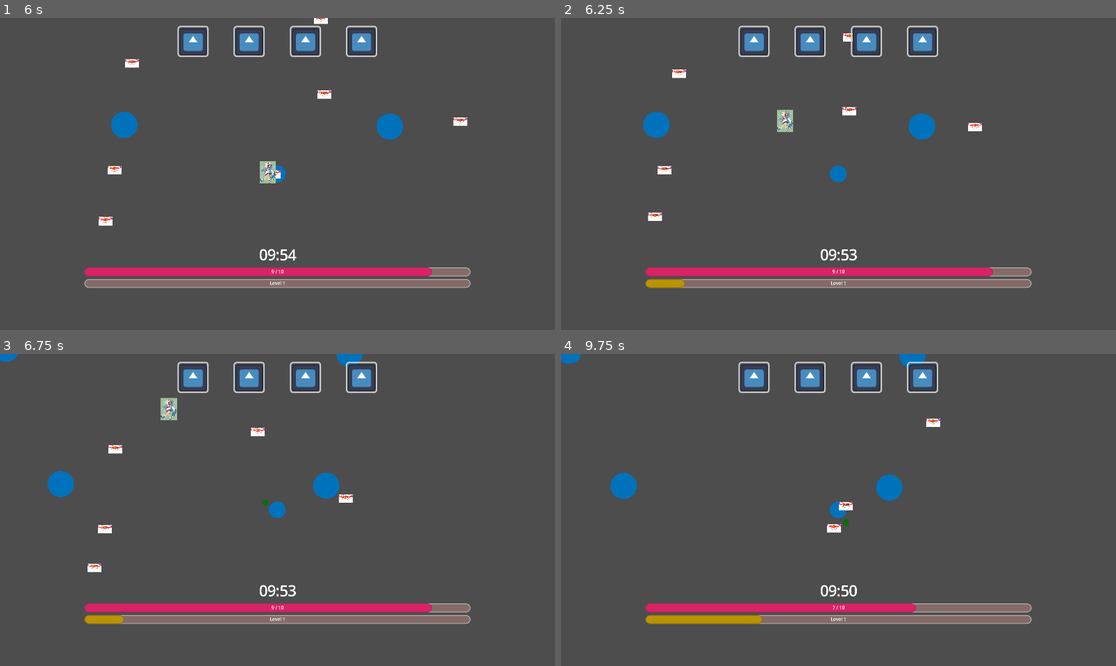
Above: before the commit, frames 1-4 (two rows, left to right).
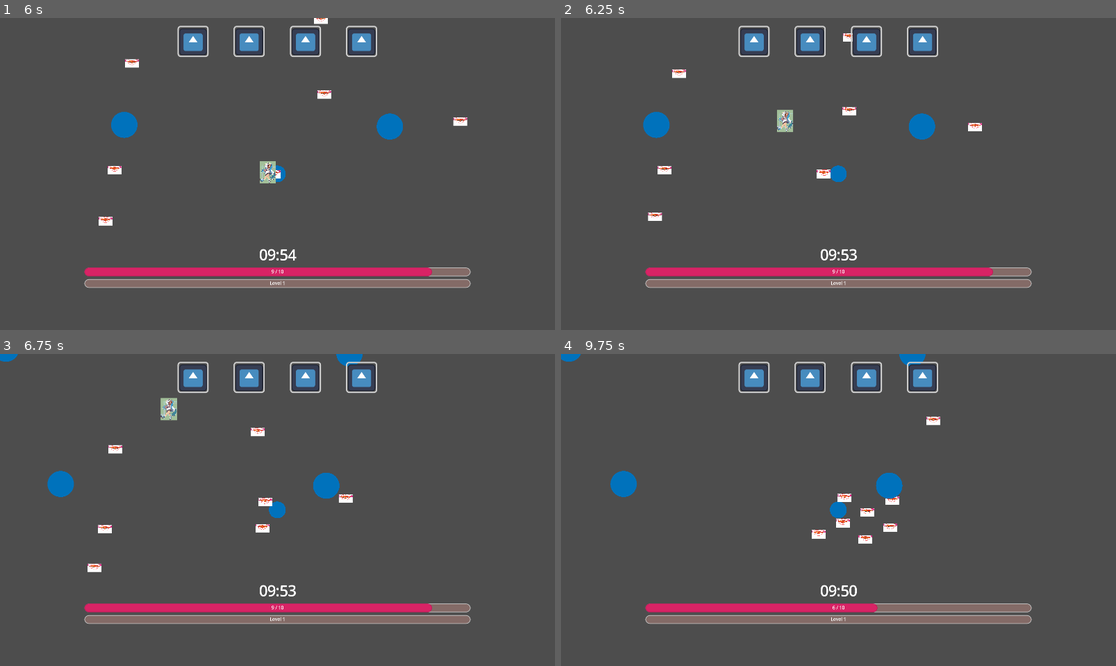
Above: after the commit, the same moments.

Repository: anxapa/mushroom-survive-her
Game: Godot game, scene res://Scenes/main_scene.tscn
Two runs of this game, one before a commit and one after it. Both use one fixed random seed, a clock stepped at 60 frames per second and the inputs below. The engine's default icon, where the game draws it, is replaced by a stand-in: a white triangle on a blue panel in a dark square.
Inputs:
- Up to frame 1 (6 s): tap Enter at 0.5 s; hold Right (ui_right) 0.53-1.28 s; hold Down (ui_down) 1.28-2.03 s; hold Right (ui_right) 2.03-2.78 s; hold Up (ui_up) 2.78-3.53 s; hold Left (ui_left) 3.53-5.03 s; hold Down (ui_down) 5.03-5.78 s; hold Right (ui_right) from 5.78 s (still down)
- Up to frame 2 (6.25 s): keep holding Right (ui_right)
- Up to frame 3 (6.75 s): release Right (ui_right) at 6.53 s; hold Up (ui_up) from 6.53 s (still down)
- Up to frame 4 (9.75 s): release Up (ui_up) at 7.28 s; hold Right (ui_right) 7.28-8.03 s; hold Down (ui_down) 8.03-8.78 s; hold Left (ui_left) 8.78-9.53 s; hold Up (ui_up) from 9.53 s (still down)

Frame 1 is identical in both runs. In frame 2, 0.3% of the frame differs, in the area x 15-49%, y 48-87%; in frame 3, 0.3%; in frame 4, 1.6%, in the area x 0-69%, y 0-87%.

Commit message:
Started on ability level up

Diff:
--- a/Scripts/Abilities/ability.gd
+++ b/Scripts/Abilities/ability.gd
@@ -8,6 +8,9 @@
 
 var current_cooldown_time : float
 @export var cooldown : float
+
+func _ready() -> void:
+	change_level(1)
 
 func _process(delta: float) -> void:
 	# Cooldown handling for activatable abilities.
@@ -21,8 +24,12 @@
 ## Upgrades the ability.
 func upgrade() -> void:
 	if upgrade_level + 1 > max_upgrade_level:
-		print("ERROR: Ability upgrade code not overridden.")
+		print("Error! Max upgrade reached.")
 	upgrade_level += 1;
+	change_level(upgrade_level)
+
+func change_level(level: int) -> void:
+	pass
 
 ## Activates ability if activatable.
 func activate_ability() -> void:
--- a/Scripts/Abilities/ability_spore_shot.gd
+++ b/Scripts/Abilities/ability_spore_shot.gd
@@ -7,6 +7,7 @@
 const bullet_scene = preload("res://Scenes/Abilities/Spore Shot Bullet.tscn")
 
 func _ready():
+	super()
 	change_range(range)
 
 func activate_ability() -> void:
@@ -43,3 +44,10 @@
 	bullet.global_position = global_position
 	bullet.damage_amount = damage
 	bullet.set_direction(enemy.global_position - global_position)
+
+func change_level(level: int) -> void:
+	match level:
+		1:
+			damage = 2.0
+			range = 300
+			cooldown = 0.4
Not shown: 1 places in Scenes/main_scene.tscn that only renumber resources
